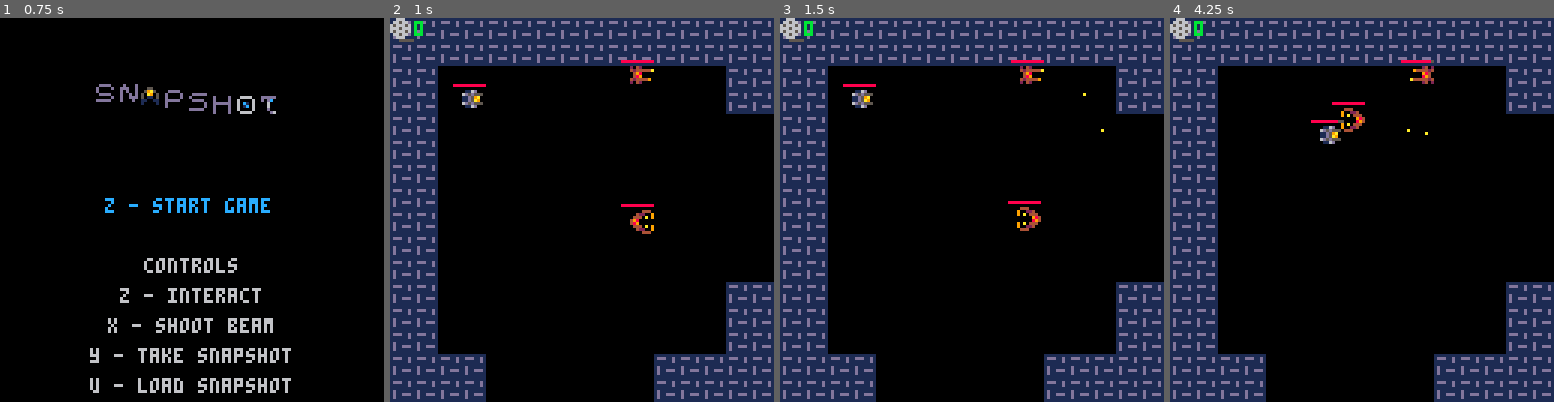
Above: before the commit, frames 1-4 (left to right).
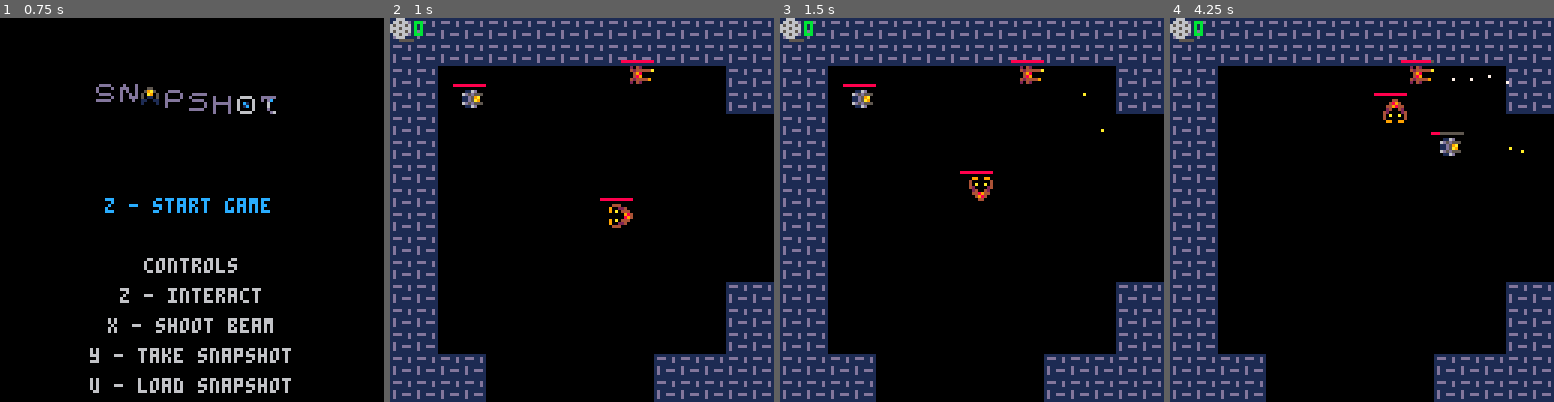
Above: after the commit, the same moments.

Repository: Radonchnk/camera_game
Game: PICO-8 cartridge cameragame.p8
The game is run twice, just before and just after one commit, with the same random seed, the same clock (stepped at 60 frames per second) and the same inputs.
Inputs:
- Up to frame 1 (0.75 s): tap X (X key) at 0.33 s; tap O (Z key) at 0.7 s
- Up to frame 2 (1 s): no input
- Up to frame 3 (1.5 s): tap X (X key) at 1.07 s
- Up to frame 4 (4.25 s): hold Right 1.6-2.1 s; tap O (Z key) every 0.4 s from 1.7 to 4.1 s; tap X (X key) at 1.85, 2.97, 4.08 s; hold Up 2.15-2.42 s; hold Right 2.47-3.03 s; hold Left 3.08-3.58 s; hold Down 3.63-3.97 s; hold Right from 4.02 s (still down)

Frame 1 is identical in both runs. In frame 2, 0.5% of the frame differs, in the area x 54-69%, y 46-57%; in frame 3, 0.5%; in frame 4, 1.3%, in the area x 36-93%, y 12-36%.

Commit message:
modified:   main.lua 	modified:   map/level_setup.lua

Diff:
--- a/main.lua
+++ b/main.lua
@@ -17,7 +17,6 @@
 pickup_queue = {}
 temp_objects_queue = {}
 dead = false
-entry_delay = 45 -- timer after entering room, before enemies can move.
 -- debug toggles
 
 debug_mode = true
@@ -62,6 +61,12 @@
             new_run()
         end
         return
+    end
+
+    if p.current_room_x == boss_room_coords[1] and p.current_room_y == boss_room_coords[2] then
+        log("boss")
+    elseif p.current_room_x == shop_room_coords[1] and p.current_room_y == shop_room_coords[2] then
+        log("shop")
     end
 
     walls = dungeon[p.current_room_y][p.current_room_x][2]
@@ -128,11 +133,7 @@
     -- update enemies
     for i = 1, #enemies do
         if not paused then
-            if entry_delay == 0 then
-                enemies[i]:update()
-            else
-                entry_delay -= 1
-            end
+            enemies[i]:update()
         end
         if not (enemies[i] == nil) then
             -- enemies could be deleted during update()
--- a/map/level_setup.lua
+++ b/map/level_setup.lua
@@ -1,3 +1,7 @@
+-- global variables for boss and shop
+boss_room_coords = {}
+shop_room_coords = {}
+
 -- Function to create a fixed 16x16 level with a user-defined cube of 1s
 -- and adds corridor ways to it
 function create_room(a, directions, thickness)
@@ -211,6 +215,9 @@
             grid[shop_room[1]][shop_room[2]] = {2, {}, {}, {}}
         end
     end
+
+    boss_room_coords = boss_room
+    shop_room_coords = shop_room
 
     return grid
 end
